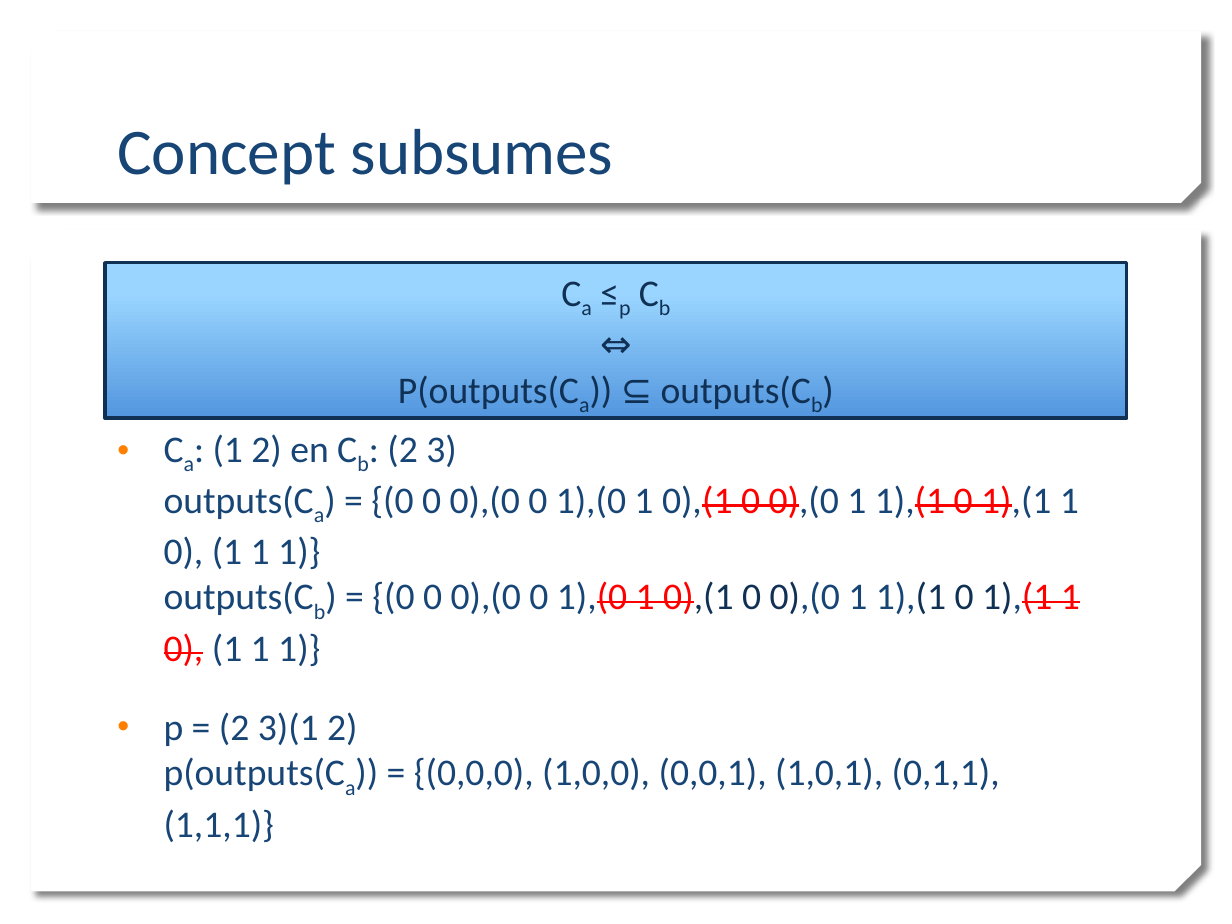
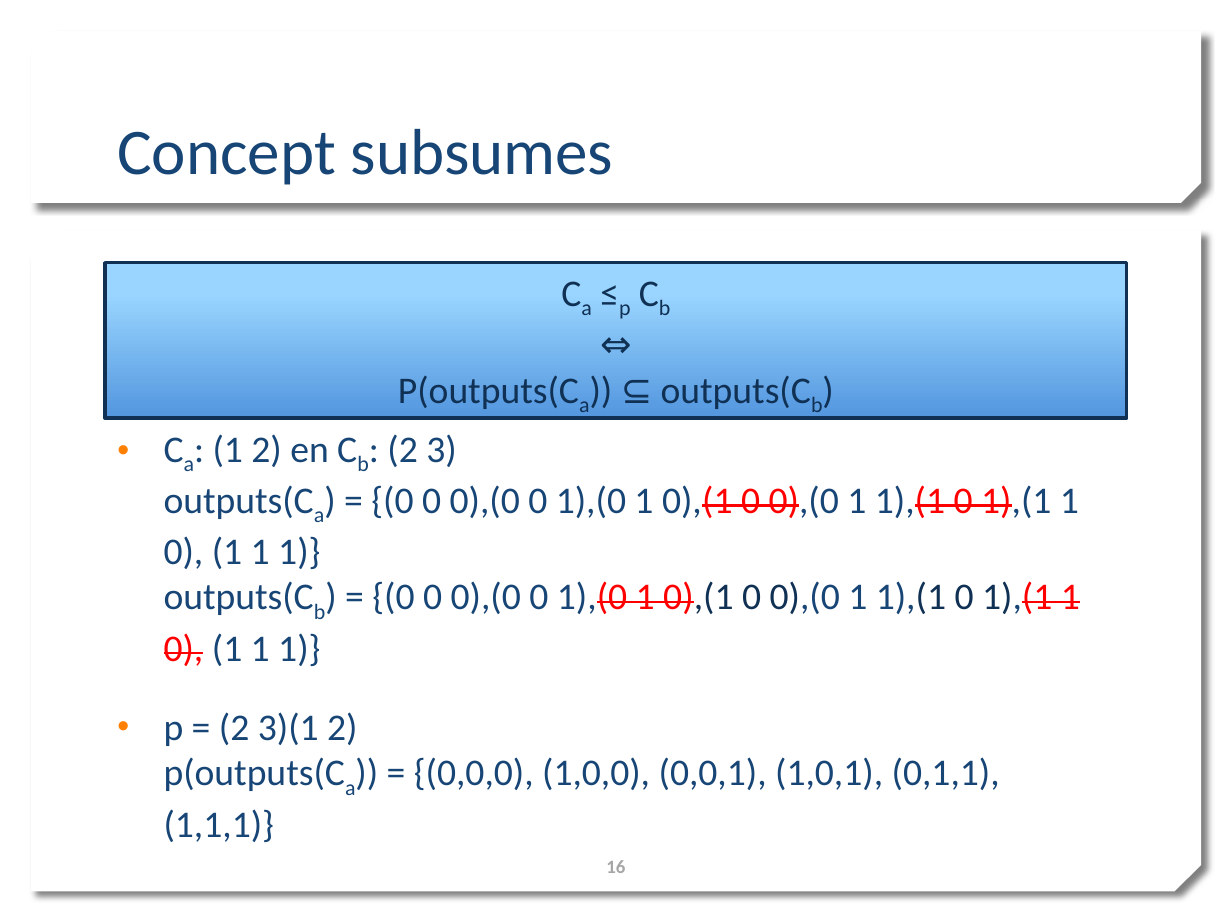
Before and after one commit to mdekempeneer/Research-Optimal-Size-Sorting-Networks, a slide deck: slide 16 of PPP1_WV.pptx (slide 15 before the commit). Drawn at 1232x924 pixels with LibreOffice and Linux fonts; fonts in the diff are those of the drawing; background and template pictures are left out. Boxes give left, top, right and bottom in pixels: in the first picture for what was removed or moved away, otherwise in the second. Text is boxed around its words. In the diff, an @@ line names an element or a change of style, - is before the commit and + after.

```diff
--- a/PPP1_WV.pptx
+++ b/PPP1_WV.pptx
@@ page number added at (606,860,625,873), 11 pt, text #A6A6A6, bold @@
+16
```
Also in this commit, not shown: 16 other slides changed, 4 slides added, 5 slides removed.
